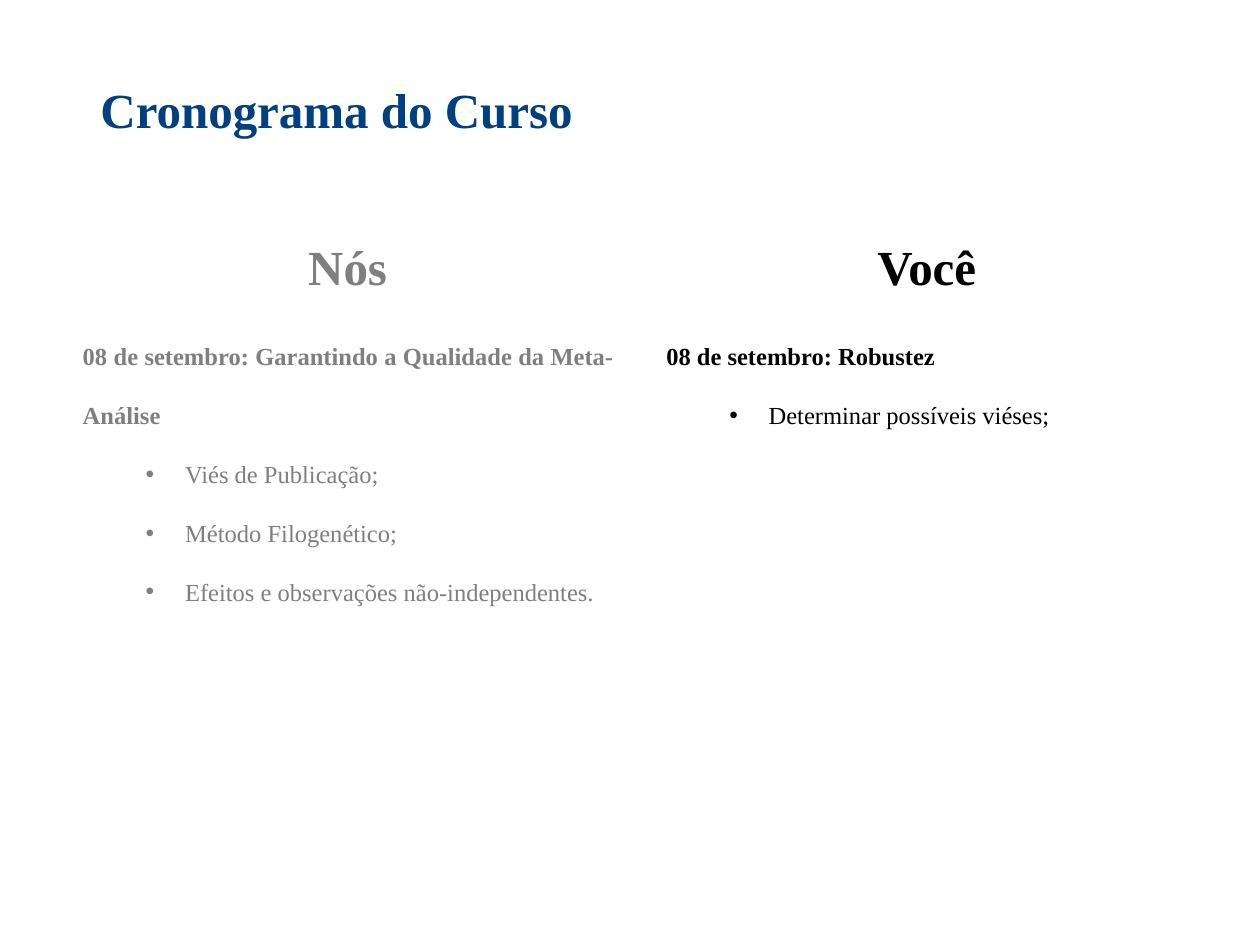
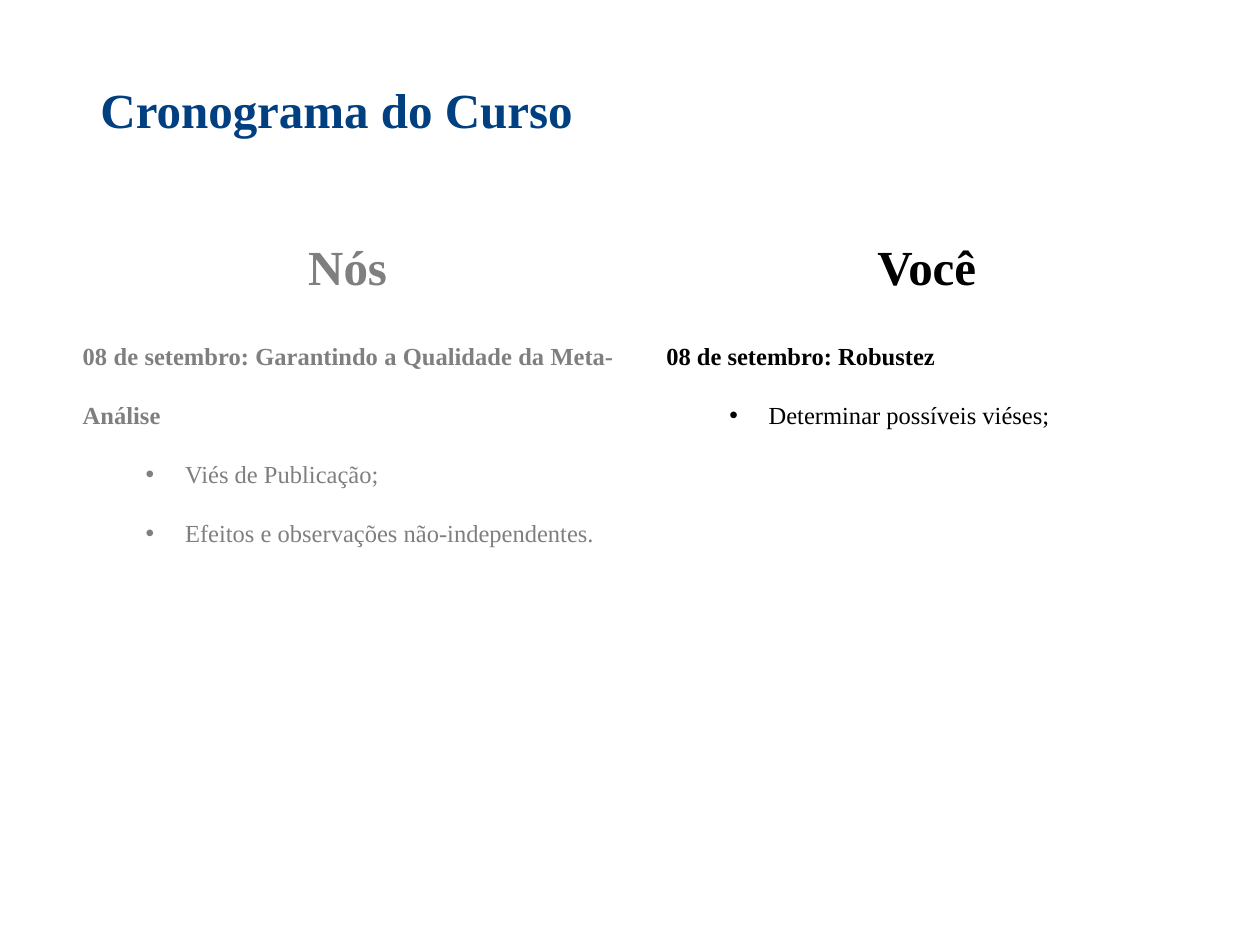
Before and after one commit to nacmarino/maR, a slide deck: slide 18 of 01 - apresentacao e estrutura do curso/Estrutura do Curso.pptx (slide 17 before the commit). Drawn at 1260x945 pixels with LibreOffice and Linux fonts; fonts in the diff are those of the drawing. Boxes give left, top, right and bottom in pixels: in the first picture for what was removed or moved away, otherwise in the second. Text is boxed around its words. In the diff, an @@ line names an element or a change of style, - is before the commit and + after.

```diff
--- a/01 - apresentacao e estrutura do curso/Estrutura do Curso.pptx
+++ b/01 - apresentacao e estrutura do curso/Estrutura do Curso.pptx
@@ text at <box>185,525,397,547</box>: paragraph removed @@
-  • Método Filogenético;
```
Also in this commit, not shown: 5 other slides changed, 1 slide added.
